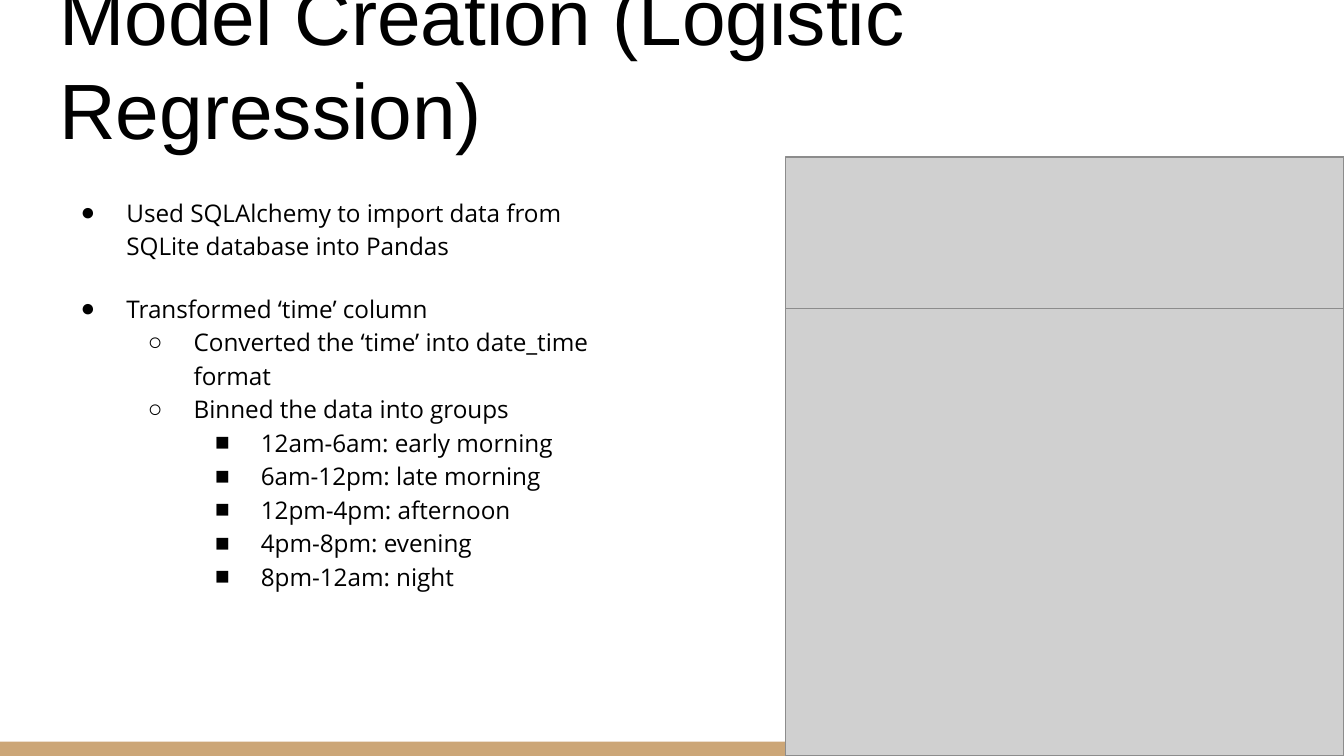
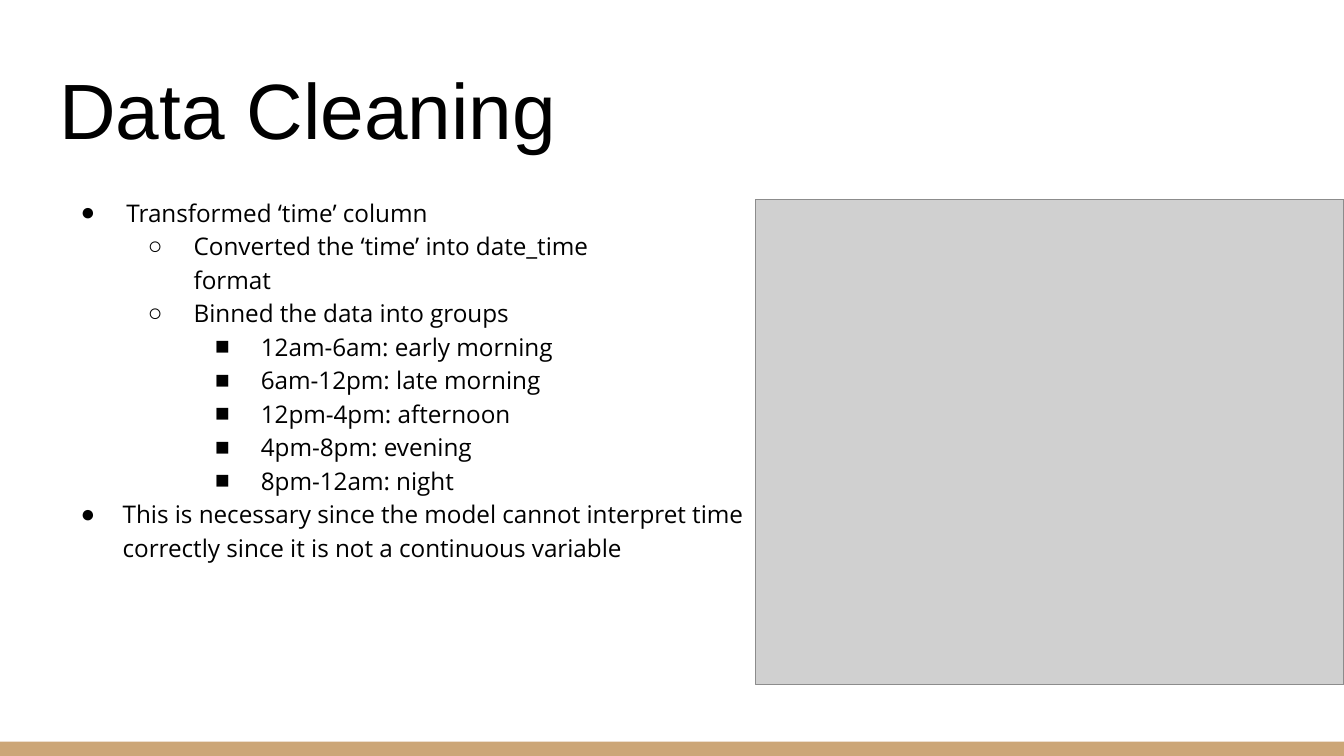
Before and after one commit to nicholaishaw/fraud-detection-project, a slide deck: slide 9 of powerpoint-presentation/Fraud Detection Project.pptx (slide 11 before the commit). Drawn at 1344x756 pixels with LibreOffice and Linux fonts; fonts in the diff are those of the drawing; grey boxes stand for pictures. Boxes give left, top, right and bottom in pixels: in the first picture for what was removed or moved away, otherwise in the second. Text is boxed around its words. In the diff, an @@ line names an element or a change of style, - is before the commit and + after.

```diff
--- a/powerpoint-presentation/Fraud Detection Project.pptx
+++ b/powerpoint-presentation/Fraud Detection Project.pptx
@@ title at <box>59,82,556,155</box>: text changed @@
-Model Creation (Logistic Regression)
+Data Cleaning
@@ picture removed at <box>786,157,1344,309</box> @@
@@ text at <box>126,203,561,259</box>: paragraph removed @@
-● Used SQLAlchemy to import data from
-  SQLite database into Pandas
@@ picture: place and size @@
-picture at <box>786,308,1344,755</box>
+picture at <box>755,199,1344,684</box>
@@ text at <box>123,504,743,563</box>: paragraph added @@
+● This is necessary since the model cannot interpret time
+  correctly since it is not a continuous variable
```
Also in this commit, not shown: 7 other slides changed, 4 slides added, 1 slide removed.
